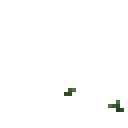
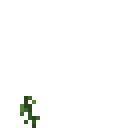
Layered file, before and after one edit (128×128). Changes by layer:
showed group "Layer Group" (1 layers) over [20, 96, 40, 128]
painted on "age 0" over [20, 96, 40, 128]
hid group "Layer Group #1" (1 layers) over [20, 88, 124, 128]
moved "connection copy #2" into group "connections", painted on it over [64, 88, 124, 112]
